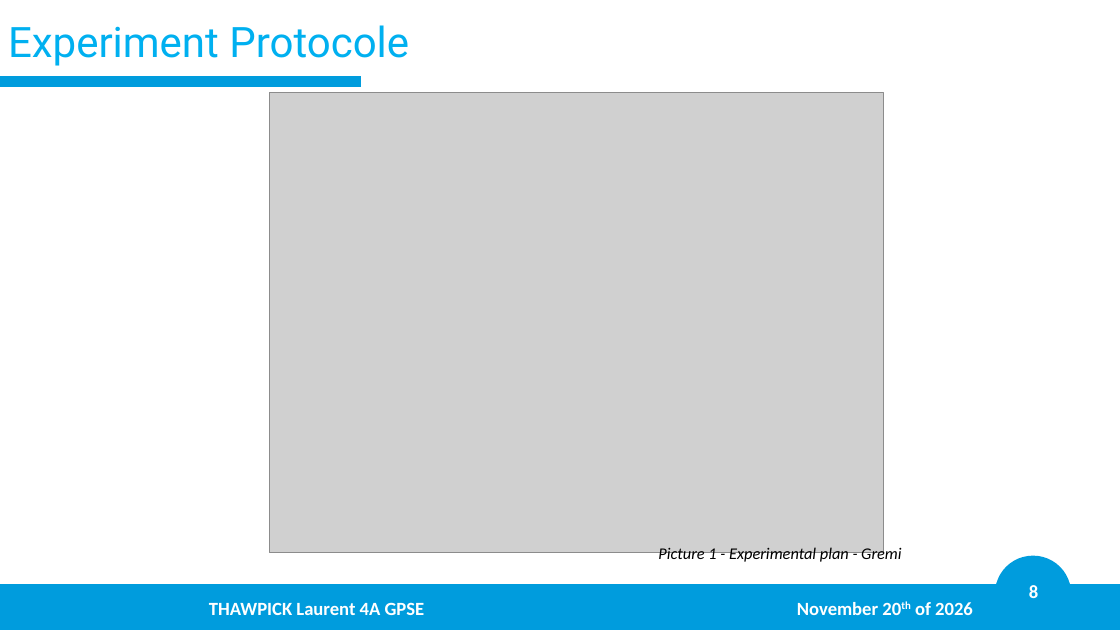
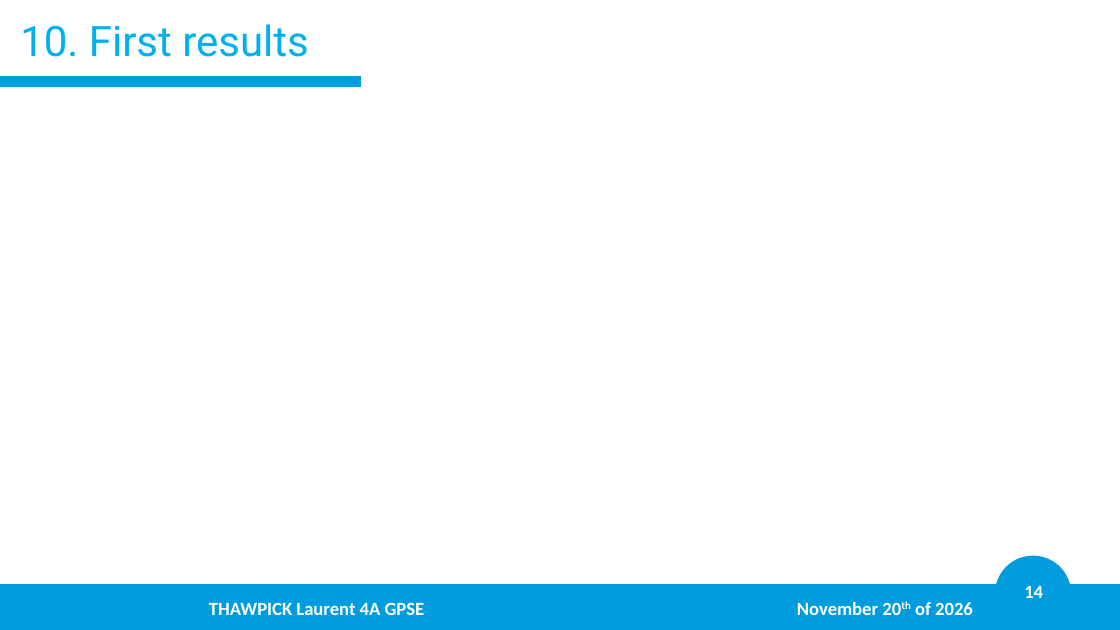
Before and after one commit to LaurentThaw/plasma-tubing, a slide deck: slide 14 of PDR for 20.11.26/PDR.pptx (slide 8 before the commit). Drawn at 1120x630 pixels with LibreOffice and Linux fonts; fonts in the diff are those of the drawing; grey boxes stand for pictures; background and template pictures are left out. Boxes give left, top, right and bottom in pixels: in the first picture for what was removed or moved away, otherwise in the second. Text is boxed around its words. In the diff, an @@ line names an element or a change of style, - is before the commit and + after.

```diff
--- a/PDR for 20.11.26/PDR.pptx
+++ b/PDR for 20.11.26/PDR.pptx
@@ title at (20, 24, 309, 57): text changed @@
-Experiment Protocole
+10. First results
@@ picture removed at (269, 92, 883, 553) @@
@@ text removed at (658, 546, 901, 564) @@
-Picture 1 - Experimental plan - Gremi
@@ page number at (1024, 586, 1043, 598): text changed @@
-8
+14
```
Also in this commit, not shown: 2 other slides changed, 9 slides added, 2 slides removed, 3 other files.
